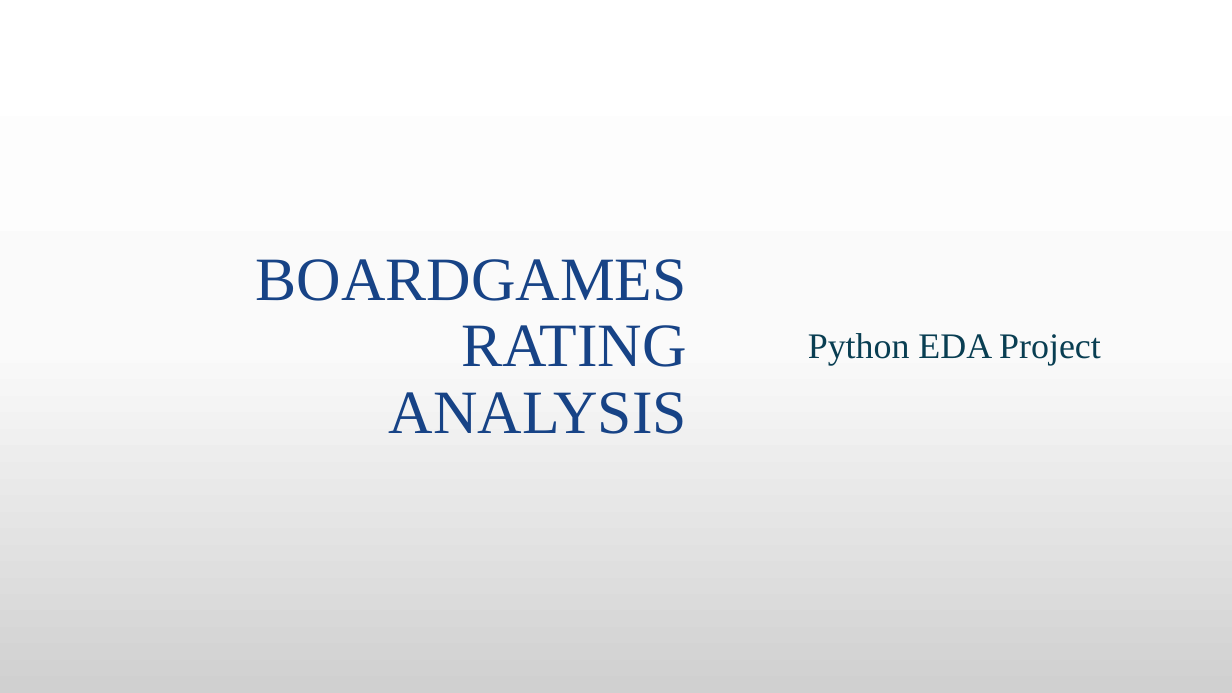
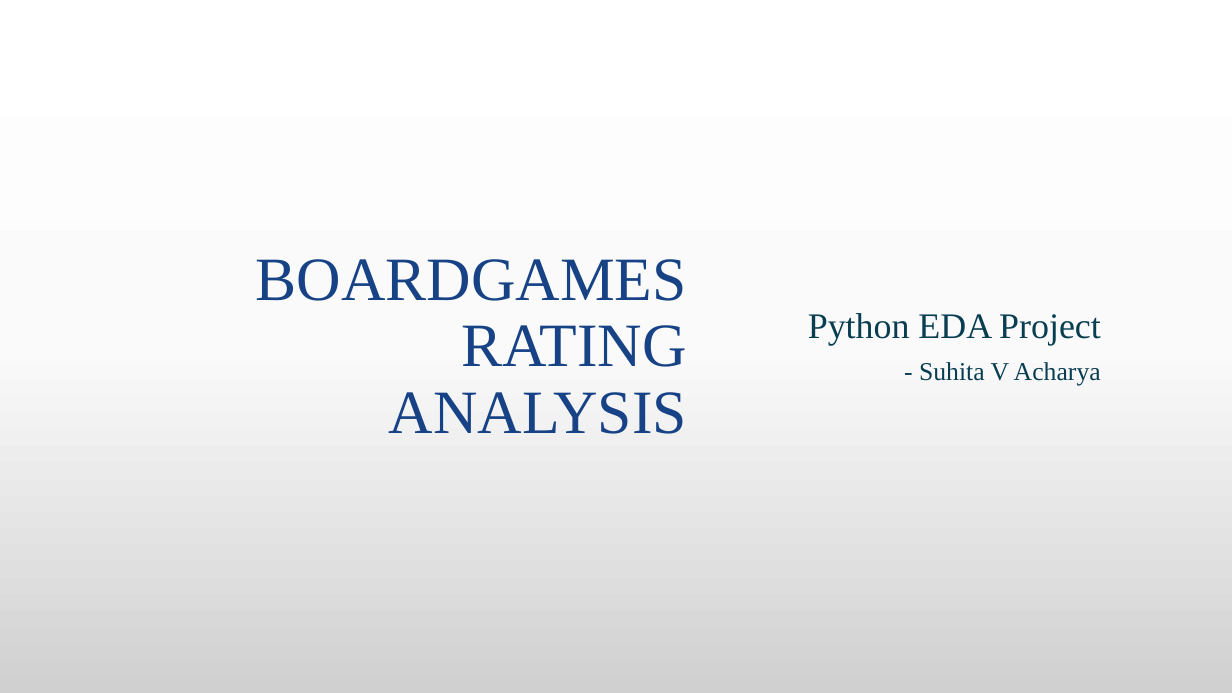
Before and after one commit to suhitasva/Python_EDA_Project_SVA, a slide deck: slide 1 of Boardgame_analysis_presentation.pptx. Drawn at 1232x693 pixels with LibreOffice and Linux fonts; fonts in the diff are those of the drawing; background and template pictures are left out. Boxes give left, top, right and bottom in pixels: in the first picture for what was removed or moved away, otherwise in the second. Text is boxed around its words. In the diff, an @@ line names an element or a change of style, - is before the commit and + after.

```diff
--- a/Boardgame_analysis_presentation.pptx
+++ b/Boardgame_analysis_presentation.pptx
@@ subtitle at [919,362,1101,386]: paragraph added @@
+- Suhita V Acharya
```
Also in this commit, not shown: 7 other slides changed, 7 slides added.
